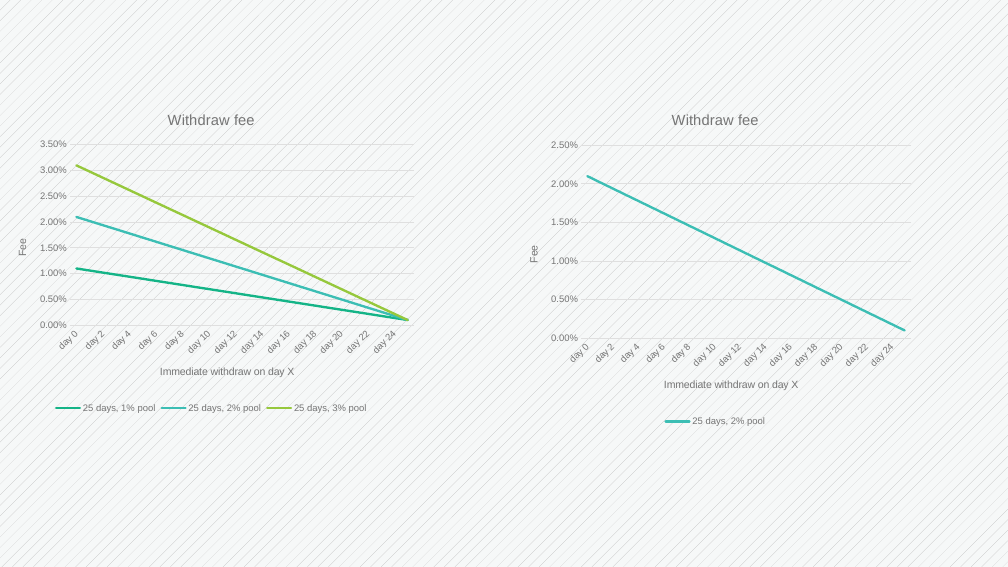
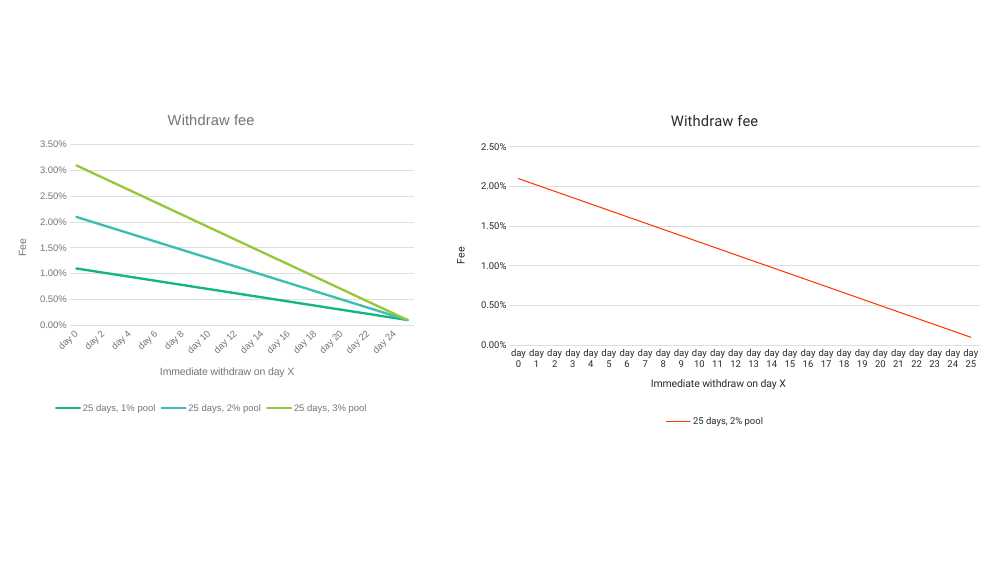
Before and after one commit to erisprotocol/docs, a slide deck: slide 20 of _assets/eris.pptx (slide 19 before the commit). Drawn at 1008x567 pixels with LibreOffice and Linux fonts; fonts in the diff are those of the drawing. Boxes give left, top, right and bottom in pixels: in the first picture for what was removed or moved away, otherwise in the second. Text is boxed around its words. In the diff, an @@ line names an element or a change of style, - is before the commit and + after.

```diff
--- a/_assets/eris.pptx
+++ b/_assets/eris.pptx
@@ rectangle removed at [0, 0, 1008, 567] @@
@@ line chart at [439, 97, 991, 430] @@
@@ colour of 25 days, 2% pool #3CBEB4 to #FFC900 @@
@@ legend changed @@
@@ category axis changed @@
@@ value axis changed @@
@@ lettering changed @@
@@ line chart: place and size @@
-line chart at [512, 97, 920, 430]
+line chart at [439, 97, 991, 430]
```
Also in this commit, not shown: 3 other slides changed, 4 slides added, 6 slides removed, 23 other files.
